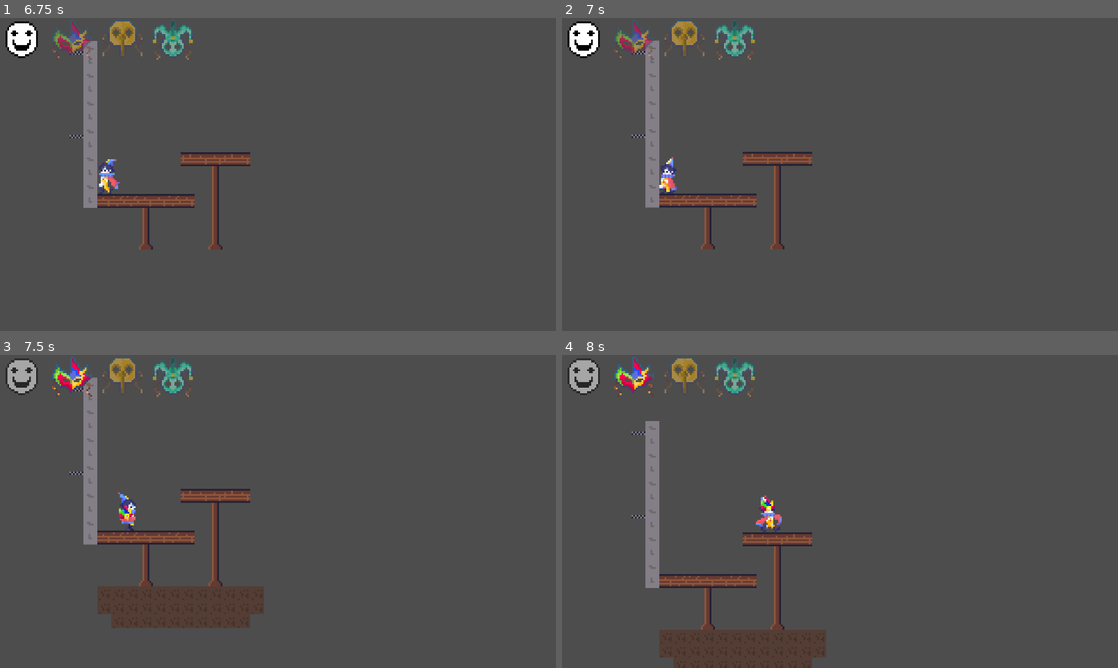
Above: before the commit, frames 1-4 (two rows, left to right).
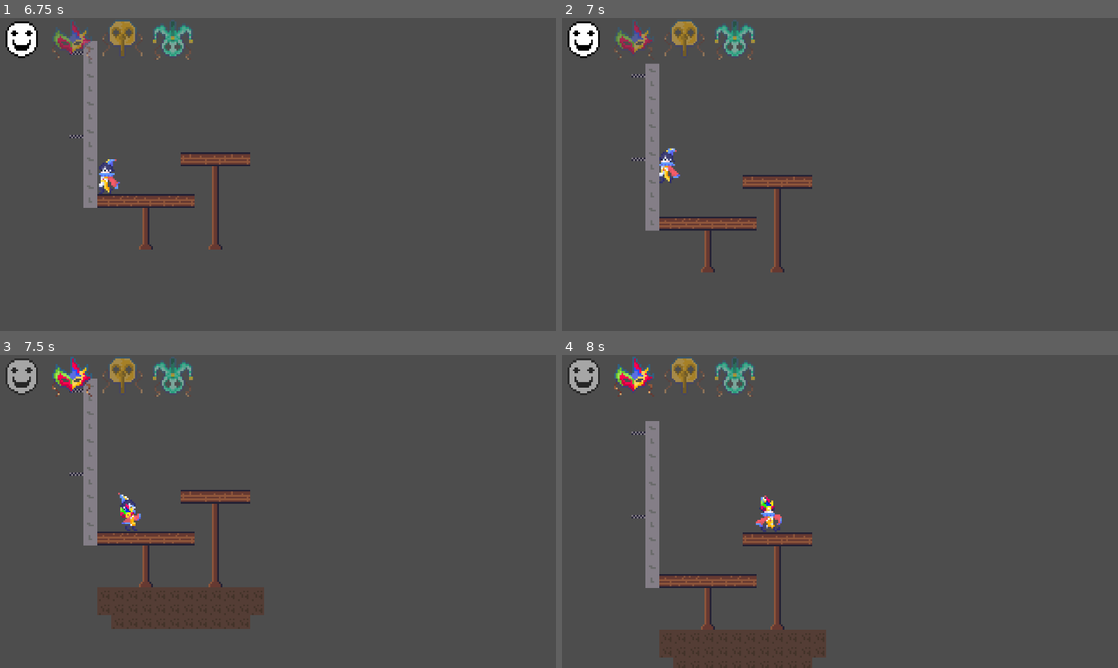
Above: after the commit, the same moments.

Repository: MicroFrogStudios/GGJ2026
Game: Godot game, scene res://scenes/empty_scene.tscn
Same seed, same stepped clock (60 frames per second), same inputs: the game is played once before the commit and once after it.
Inputs:
- Up to frame 1 (6.75 s): hold Space (jump) 0.53-1.28 s; hold D (move_right) 0.53-2.03 s; tap Enter at 1.25 s; tap 1 (gotomask1) at 1.35 s; tap Space (jump) at 1.52, 1.55, 1.82, 2.3, 3.02, 3.05, 3.32, 3.77, 3.8, 4.07, 4.52, 4.55, 4.82, 5.3, 5.75, 5.85, 6.02, 6.32 s; hold A (move_left) 2.03-2.78 s; hold 2 (gotomask2) 2.03-2.78 s; hold D (move_right) 2.78-4.28 s; tap 3 (gotomask3) at 2.85 s; hold 4 (gotomask4) 3.53-4.28 s; hold A (move_left) 4.28-5.03 s; tap E (next_mask) at 4.35 s; hold D (move_right) 5.03-5.78 s; hold Q (prev_mask) 5.03-5.78 s; hold A (move_left) from 5.78 s (still down); hold 1 (gotomask1) from 6.53 s (still down)
- Up to frame 2 (7 s): keep holding A (move_left); keep holding 1 (gotomask1); tap Space (jump) at 6.77, 6.8 s
- Up to frame 3 (7.5 s): tap Space (jump) at 7.07 s; release A (move_left) at 7.28 s; release 1 (gotomask1) at 7.28 s; hold D (move_right) from 7.28 s (still down); tap 2 (gotomask2) at 7.35 s
- Up to frame 4 (8 s): keep holding D (move_right); tap Space (jump) at 7.52, 7.55, 7.82 s

Frame 1 is identical in both runs. In frame 2, 3.8% of the frame differs, in the area x 12-45%, y 7-82%; in frame 3, 0.8%; in frame 4, nothing differs.

Commit message:
Allow jumping in other states

Diff:
--- a/scripts/animStates/land_state.gd
+++ b/scripts/animStates/land_state.gd
@@ -1,22 +1,32 @@
 extends State
 class_name LandState
 
+
 static func Name() -> String:
 	return "land"
+
 
 func Enter():
 	player.anim.play("landing")
 	player.is_jumping = false
 	player.anim.speed_scale = 1
 	player.anim.animation_finished.connect(on_anim_finished)
+
+
 func Exit():
 	player.anim.animation_finished.disconnect(on_anim_finished)
 
+
 func Update(_delta: float):
 	pass
+
+
 func Physics_Update(_delta: float):
 	if player.velocity.x != 0:
 		transitioned.emit(RunState.Name())
+	if Input.is_action_just_pressed("jump") and player.is_on_floor() and not player.control_disabled:
+		transitioned.emit(JumpState.Name())
+
 
 func on_anim_finished():
 	transitioned.emit(IdleState.Name())
--- a/scripts/animStates/turn_state.gd
+++ b/scripts/animStates/turn_state.gd
@@ -21,6 +21,8 @@
 func Physics_Update(_delta: float):
 	if player.velocity.x == 0:
 		transitioned.emit(IdleState.Name())
+	if Input.is_action_just_pressed("jump") and player.is_on_floor() and not player.control_disabled:
+		transitioned.emit(JumpState.Name())
 	var direction_x :=Input.get_axis("move_left", "move_right")
 	if direction_x * player.velocity.x > 0:
 		transitioned.emit((RunState.Name()))
